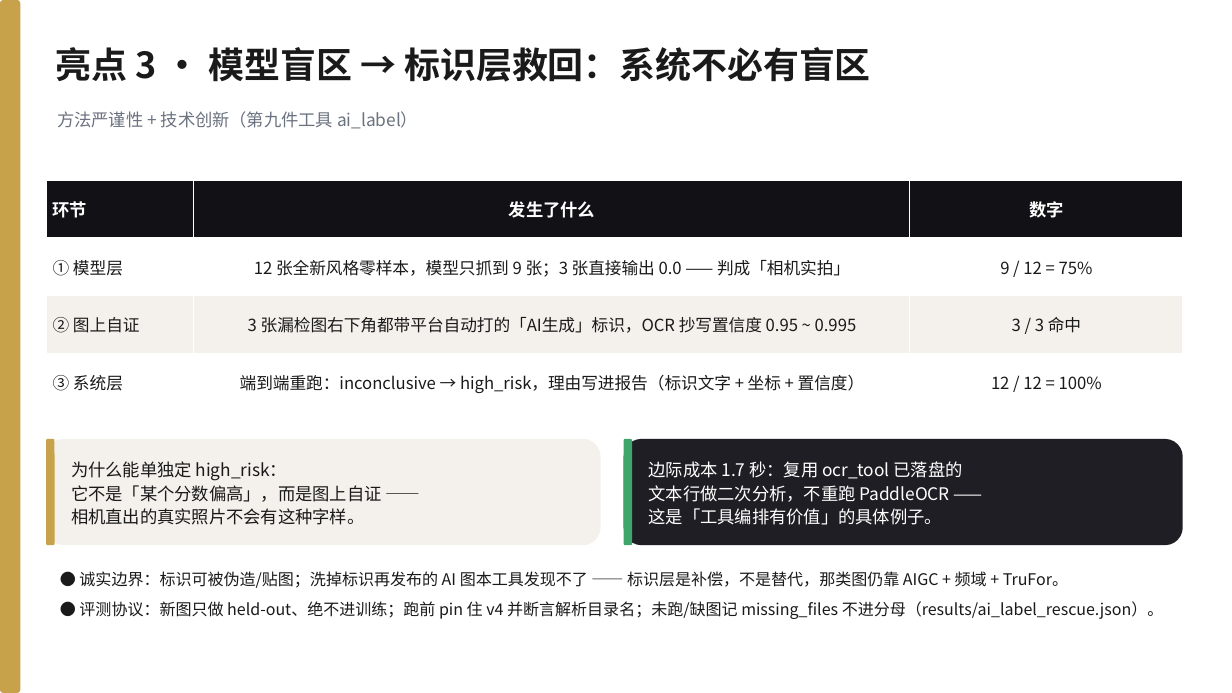
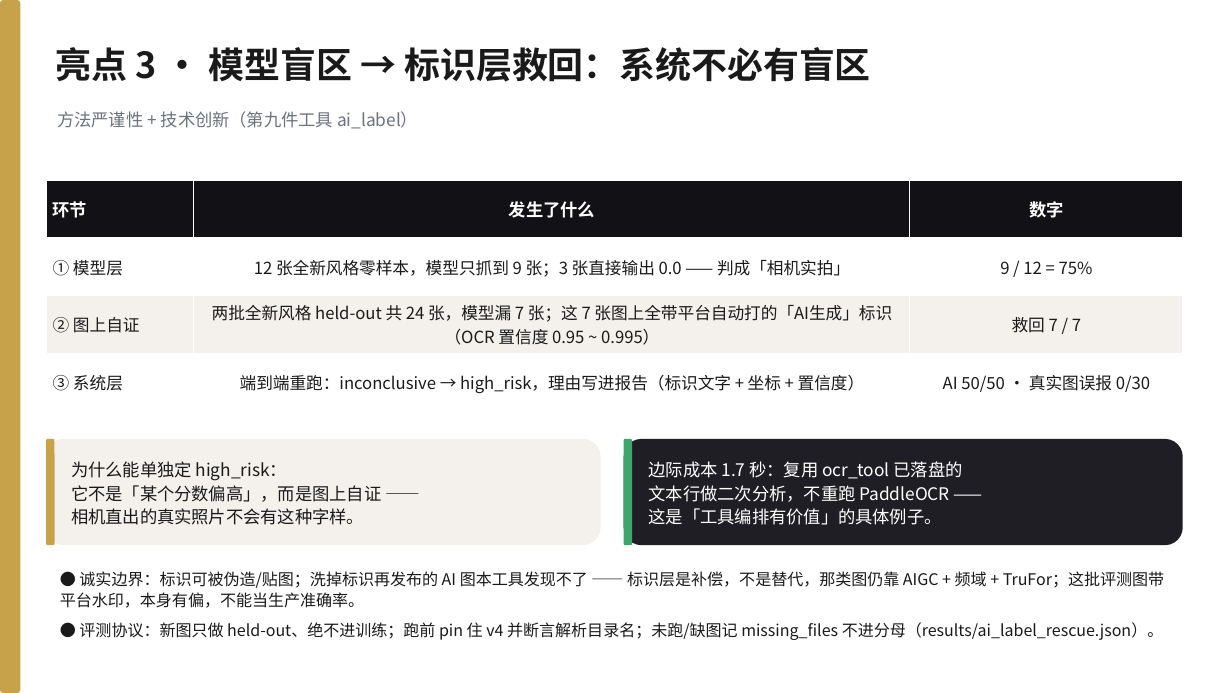
Before and after one commit to 566614/loreal-hackathon-beautyproof, a slide deck: slide 14 of docs/BeautyProof_答辩PPT.pptx. Drawn at 1232x693 pixels with LibreOffice and Linux fonts; fonts in the diff are those of the drawing. Boxes give left, top, right and bottom in pixels: in the first picture for what was removed or moved away, otherwise in the second. Text is boxed around its words. In the diff, an @@ line names an element or a change of style, - is before the commit and + after.

Commit message:
eval(ai_label): 标识层救回 7/7 跨风格漏检 + 真实图 30 张零误报；PPT/成果文档同步真实数字

```diff
--- a/docs/BeautyProof_答辩PPT.pptx
+++ b/docs/BeautyProof_答辩PPT.pptx
@@ table at bbox=[46, 180, 1183, 411] @@
-row 3, column 2: 3 张漏检图右下角都带平台自动打的「AI生成」标识，OCR 抄写置信度 0.95 ~ 0.995
+row 3, column 2: 两批全新风格 held-out 共 24 张，模型漏 7 张；这 7 张图上全带平台自动打的「AI生成」标识（OCR 置信度 0.95 ~ 0.995）
-row 3, column 3: 3 / 3 命中
+row 3, column 3: 救回 7 / 7
-row 4, column 3: 12 / 12 = 100%
+row 4, column 3: AI 50/50 · 真实图误报 0/30
@@ text at bbox=[60, 571, 1164, 608]: text changed @@
-● 诚实边界：标识可被伪造/贴图；洗掉标识再发布的 AI 图本工具发现不了 —— 标识层是补偿，不是替代，那类图仍靠 AIGC + 频域 + TruFor。
+● 诚实边界：标识可被伪造/贴图；洗掉标识再发布的 AI 图本工具发现不了 —— 标识层是补偿，不是替代，那类图仍靠 AIGC + 频域 + TruFor；这批评测图带平台水印，本身有偏，不能当生产准确率。
```
Also in this commit, not shown: 7 other files.
